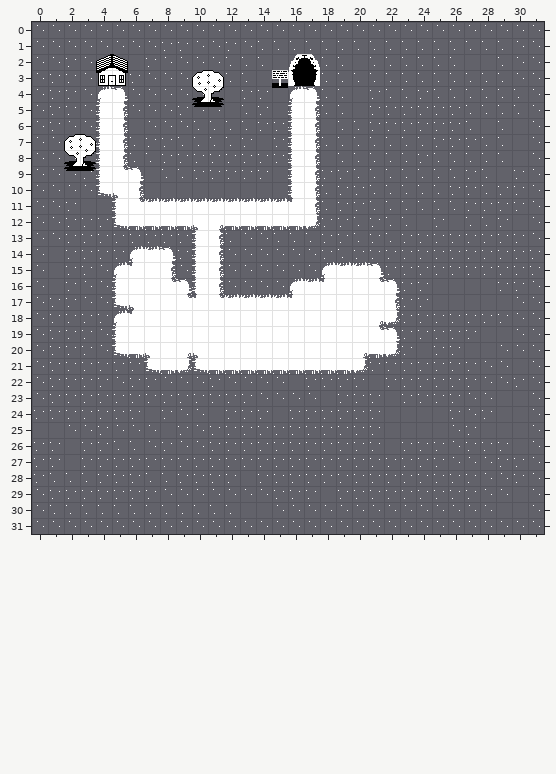
A Tiled map gets an edit: raw/level1.tmx. Above, as it was before the edit.
Cells are 16x16 px. Shown: x 0..31, y 0..31.
The same view after the edit:
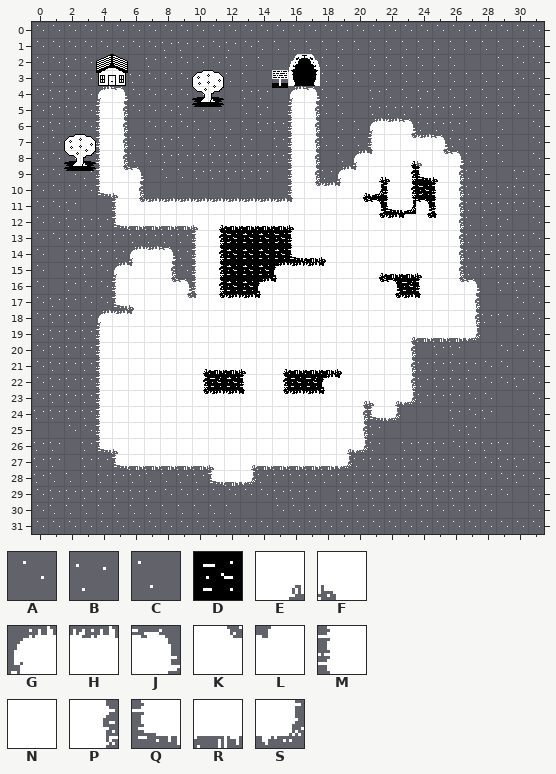
Key: from "tileset": A 5, B 6, C 7, D 8, E 160, F 161, G 162, H 163, J 164, K 192, L 193, M 194, N 195, P 196, Q 226, R 227, S 228.
_ is an empty cell, . an unchanged one.
Tiles of an added or newly shown layer are drawn over the layers below it.
Changes in this commit:
--- layer "water" (added)
@@ x 11..25 @@
- 8 ............_..
- 9 .........._____
-10 .........______
-11 .........______
-12 ______...._____
-13 ______.........
-14 ________.......
-15 ________..____.
-16 _____.....____.
-17 ____.......___.
+ 8 ............D..
+ 9 ..........DDDDD
+10 .........DDDDDD
+11 .........DDDDDD
+12 DDDDDD....DDDDD
+13 DDDDDD.........
+14 DDDDDDDD.......
+15 DDDDDDDD..DDDD.
+16 DDDDD.....DDDD.
+17 DDDD.......DDD.
@@ x 10..19 @@
-21 ____._____
-22 ____._____
-23 ____.____.
+21 DDDD.DDDDD
+22 DDDD.DDDDD
+23 DDDD.DDDD.
--- layer "ground"
@@ x 4..27 @@
- 6 .................BBB....
- 7 .................CCCCB..
- 8 ................CCCCBCC.
- 9 ...............BCCCCCCC.
-10 .............PCBBCCC.CB.
-11 .............PCBBCCCCCC.
-12 ............RSBBCBCC_B_.
-13 ............CCBBCBCBBBB.
-14 ............AABCBBBBBBB.
-15 ...........AAAGHHJBBBBB.
-16 ..........AAGHL.....B___
-17 ..........HHL.....PBB___
-18 BG...............ESBBBBB
-19 AM...............KJBBBBB
-20 AQRF.EF.........ERSB....
-21 BBBQRSQ..RRR...RSBBB....
-22 BABBAAA..AAA..BBB_BB....
-23 BBBBBBBBBBAAAA_BBB_B....
-24 BBB_BAA_BBB_BBBBBB_.....
-25 BAAA_BABBBBBBBBBB.......
-26 BCCABAABBBBBBBBBB.......
-27 .BBBBBBBBBBBBBBB........
-28 .......BB_..............
+ 6 .................GHJ....
+ 7 .................MNKHJ..
+ 8 ................GLNEFKJ.
+ 9 ...............GLEFPQFP.
+10 .............KHLESMP.MP.
+11 .............NNNKJQSJMP.
+12 ............FNNNNKHLKLP.
+13 ............MNNNNNNNNNP.
+14 ............QRFNNNNNNNP.
+15 ...........GHHLNNERRFNP.
+16 ..........GLNNN.....MNKJ
+17 ..........LNN.....KHLNNP
+18 GH...............NNNNNNP
+19 MN...............NNERRRS
+20 MNNN.NN.........NNNP....
+21 MNNNNNE..FNE...FNNNP....
+22 MNNNNNP..MNP..GLNNNP....
+23 MNNNNNKHHLNKHHLNEFES....
+24 MNNNNNNNNNNNNNNNPQS.....
+25 MNNNNNNNNNNNNNNNP.......
+26 QFNNNNNNNNNNNNNES.......
+27 .QRRRRRFNERRRRRS........
+28 .......QRS..............
